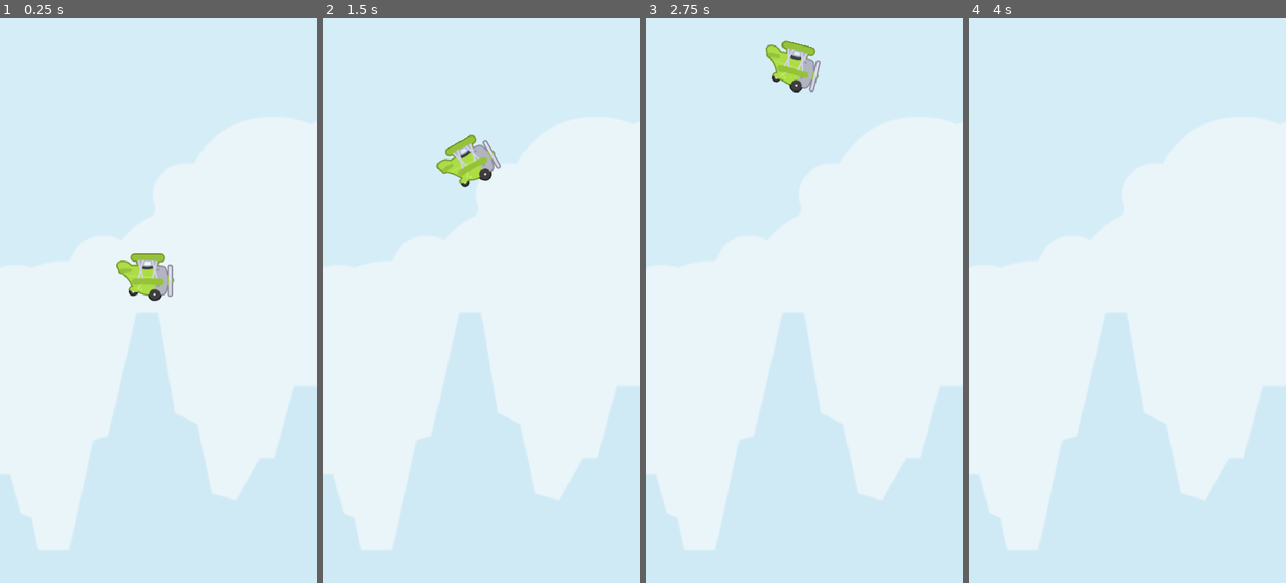
Above: before the commit, frames 1-4 (left to right).
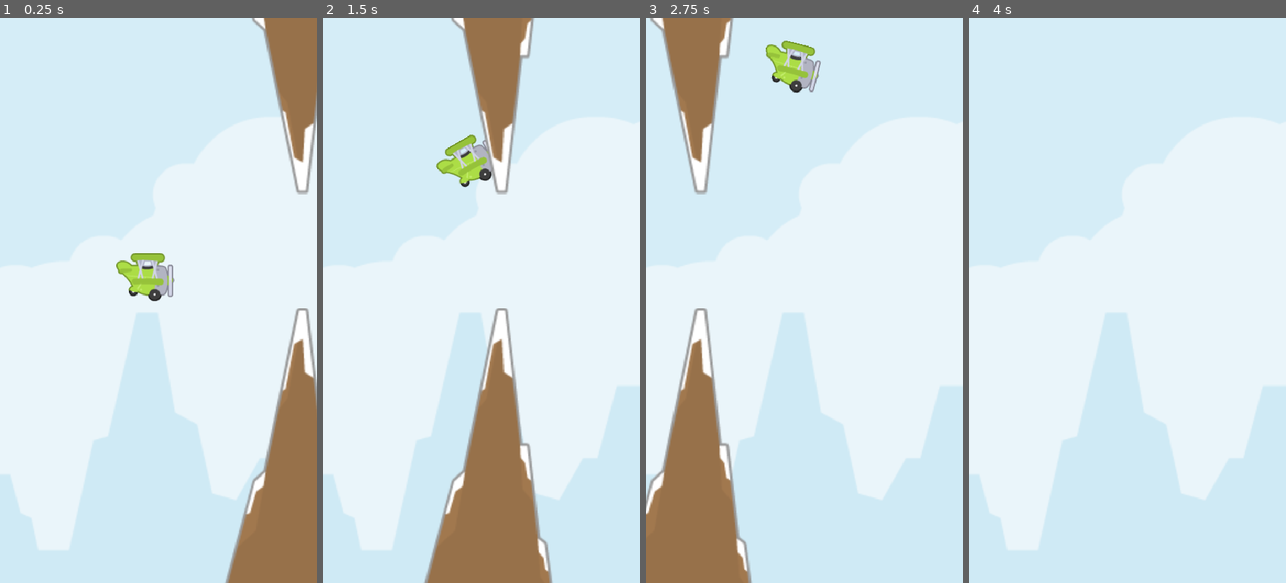
Above: after the commit, the same moments.

Repository: MoonForestStudios/moon-forest-rnd
Game: Godot game, scene res://scenes/main/main.tscn
Two runs of this game, one before a commit and one after it. Both use one fixed random seed, a clock stepped at 60 frames per second and the inputs below. This scene is started directly instead of the project's main scene.
Inputs (mouse positions are in pixels of both pictures, inside the frame that each line leads up to):
- Up to frame 1 (0.25 s): no input
- Up to frame 2 (1.5 s): move the mouse to (551, 272) at 0.52 s; click (551, 272) at 0.77 s; move the mouse to (418, 328) at 1.27 s
- Up to frame 3 (2.75 s): click (741, 328) at 1.52 s; move the mouse to (836, 176) at 2.02 s
- Up to frame 4 (4 s): move the mouse to (1111, 413) at 2.77 s; click (1111, 413) at 3.02 s; move the mouse to (1222, 385) at 3.52 s; click (1222, 385) at 3.77 s

The runs differ from the first frame. In frame 1, 11% of the frame differs, in the area x 71-100%, y 0-100%; in frame 2, 14%, in the area x 31-73%, y 0-100%; in frame 3, 13%; in frame 4, nothing differs.

Commit message:
✨ feat: add obstacle functionality with collision detection and integrate into main scene

Diff:
--- a/flappy-bird-clone/scenes/main/main.gd
+++ b/flappy-bird-clone/scenes/main/main.gd
@@ -2,4 +2,6 @@
 
 func _on_player_on_game_started() -> void:
 	print("El signal ha sido exitoso!")
-	pass # Replace with function body.
+
+func _on_obstacle_on_player_crashed() -> void:
+	print("Colision!")
--- a/flappy-bird-clone/scenes/main/main.tscn
+++ b/flappy-bird-clone/scenes/main/main.tscn
@@ -1,8 +1,9 @@
-[gd_scene load_steps=4 format=3 uid="uid://dphw83up3o4hs"]
+[gd_scene load_steps=5 format=3 uid="uid://dphw83up3o4hs"]
 
 [ext_resource type="Texture2D" uid="uid://duiy5x8u0hr7r" path="res://Assets/Sprites/background.png" id="1_hyk8p"]
 [ext_resource type="Script" uid="uid://dgor7w6wtuwe" path="res://scenes/main/main.gd" id="1_k2fmo"]
 [ext_resource type="PackedScene" uid="uid://cwrrp71axtntp" path="res://scenes/player/player.tscn" id="2_iuonh"]
+[ext_resource type="PackedScene" uid="uid://bnamw5q58uts8" path="res://scenes/obstacles/obstacle.tscn" id="4_l3cfh"]
 
 [node name="Main" type="Node2D"]
 position = Vector2(0, -23)
@@ -16,3 +17,8 @@
 
 [node name="Player" parent="." instance=ExtResource("2_iuonh")]
 position = Vector2(220, 415)
+
+[node name="obstacle" parent="." instance=ExtResource("4_l3cfh")]
+position = Vector2(469, 550)
+
+[connection signal="on_player_crashed" from="obstacle" to="." method="_on_obstacle_on_player_crashed"]
--- /dev/null
+++ b/flappy-bird-clone/scenes/obstacles/obstacle.gd
@@ -0,0 +1,11 @@
+extends Node2D
+
+signal on_player_crashed
+
+@export var move_speed := 150.0
+
+func _process(delta: float) -> void:
+	position.x -= move_speed * delta
+
+func _on_area_body_entered(body: Node2D) -> void:
+	on_player_crashed.emit()
--- /dev/null
+++ b/flappy-bird-clone/scenes/obstacles/obstacle.tscn
@@ -0,0 +1,32 @@
+[gd_scene load_steps=4 format=3 uid="uid://bnamw5q58uts8"]
+
+[ext_resource type="Texture2D" uid="uid://cqejf74ebsjqx" path="res://Assets/Sprites/rockSnowDown.png" id="1_hof70"]
+[ext_resource type="Script" uid="uid://bxjrq5ayimals" path="res://scenes/obstacles/obstacle.gd" id="1_ssuum"]
+[ext_resource type="Texture2D" uid="uid://dtfi2ha7ihubr" path="res://Assets/Sprites/rockSnow.png" id="2_fmab6"]
+
+[node name="obstacle" type="Node2D"]
+scale = Vector2(2, 2)
+script = ExtResource("1_ssuum")
+
+[node name="TopArea" type="Area2D" parent="."]
+position = Vector2(0, -250)
+
+[node name="Sprite2D" type="Sprite2D" parent="TopArea"]
+texture = ExtResource("1_hof70")
+
+[node name="CollisionPolygon2D" type="CollisionPolygon2D" parent="TopArea"]
+position = Vector2(-1.7799149, 0.6516876)
+scale = Vector2(0.9799107, 0.9966286)
+polygon = PackedVector2Array(-55, -116, -26, -11, -17, -5, 8, 121, 17, 121, 29, 17, 38, 17, 41, -55, 48, -57, 57, -120)
+
+[node name="BottomArea" type="Area2D" parent="."]
+position = Vector2(0, 75)
+
+[node name="Sprite2D" type="Sprite2D" parent="BottomArea"]
+texture = ExtResource("2_fmab6")
+
+[node name="CollisionPolygon2D" type="CollisionPolygon2D" parent="BottomArea"]
+polygon = PackedVector2Array(-55, 117, 55, 118, 46, 56, 41, 51, 34, -18, 29, -19, 17, -122, 7, -122, -18, 4, -27, 7)
+
+[connection signal="body_entered" from="TopArea" to="." method="_on_area_body_entered"]
+[connection signal="body_entered" from="BottomArea" to="." method="_on_area_body_entered"]
Not shown, added: flappy-bird-clone/scenes/obstacles/obstacle.gd.uid
